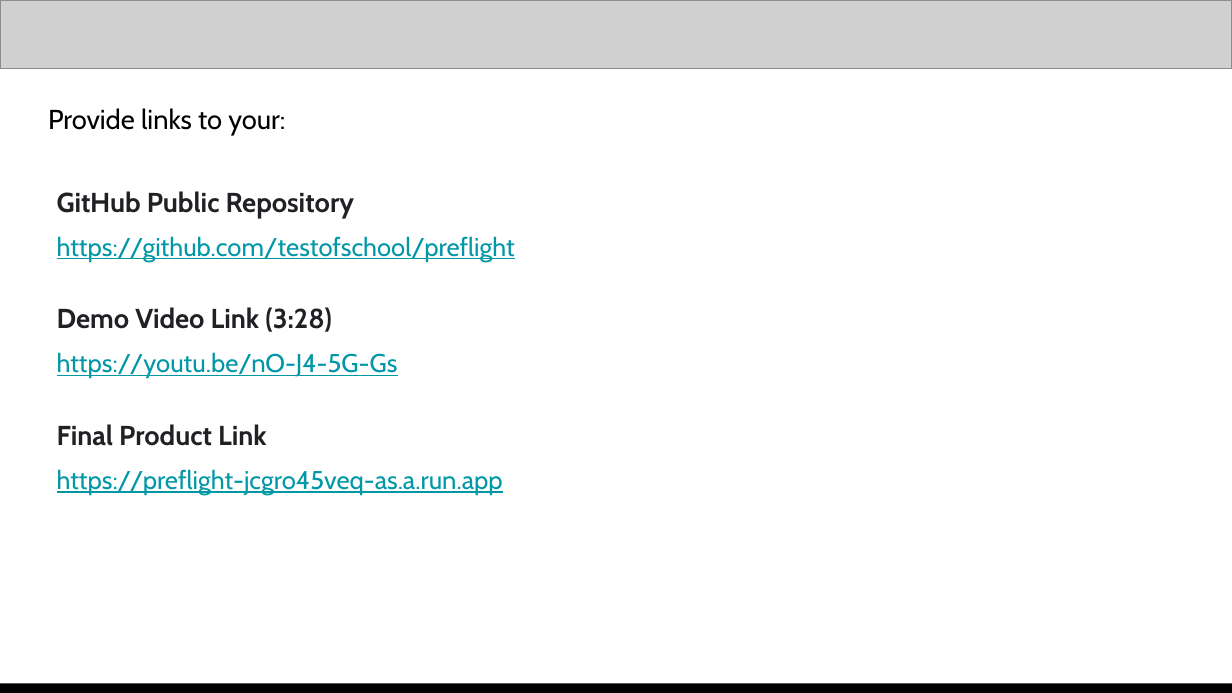
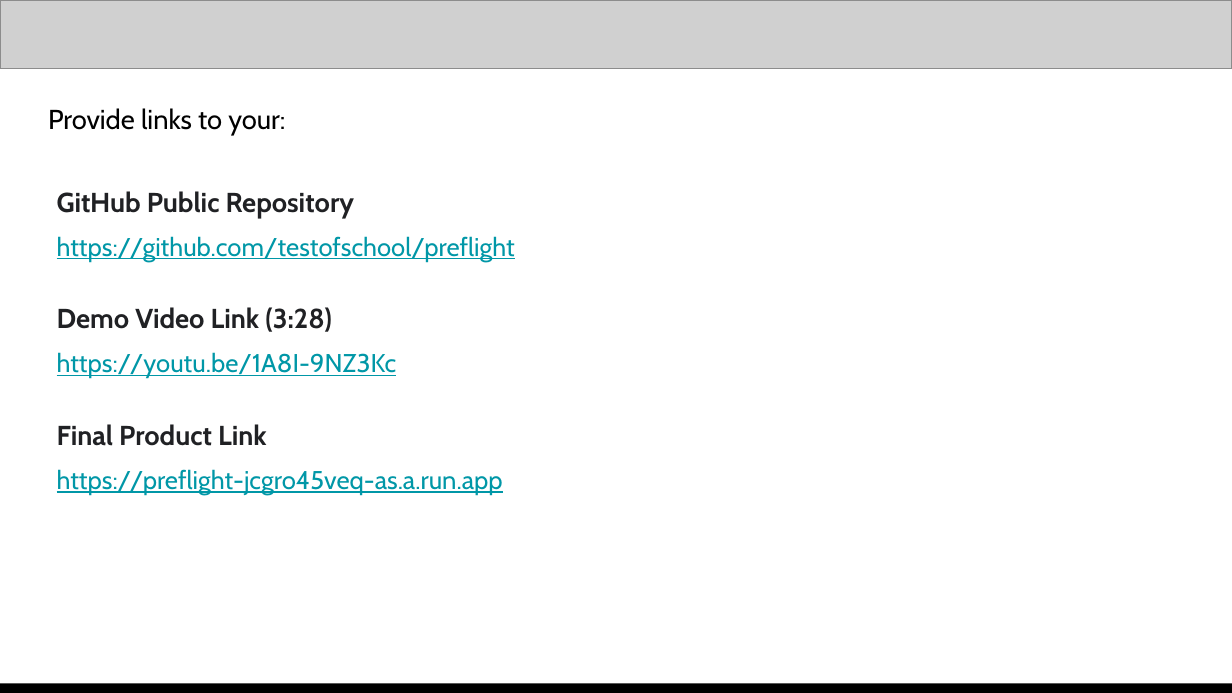
Before and after one commit to testofschool/preflight, a slide deck: slide 11 of docs/Preflight_pitch_deck.pptx. Drawn at 1232x693 pixels with LibreOffice and Linux fonts; fonts in the diff are those of the drawing; grey boxes stand for pictures. Boxes give left, top, right and bottom in pixels: in the first picture for what was removed or moved away, otherwise in the second. Text is boxed around its words. In the diff, an @@ line names an element or a change of style, - is before the commit and + after.

```diff
--- a/docs/Preflight_pitch_deck.pptx
+++ b/docs/Preflight_pitch_deck.pptx
@@ text at (x1=57, y1=352, x2=397, y2=378): text changed @@
-https://youtu.be/nO-J4-5G-Gs
+https://youtu.be/1A8I-9NZ3Kc
```
Also in this commit, not shown: 1 other slide changed, 1 other file.
